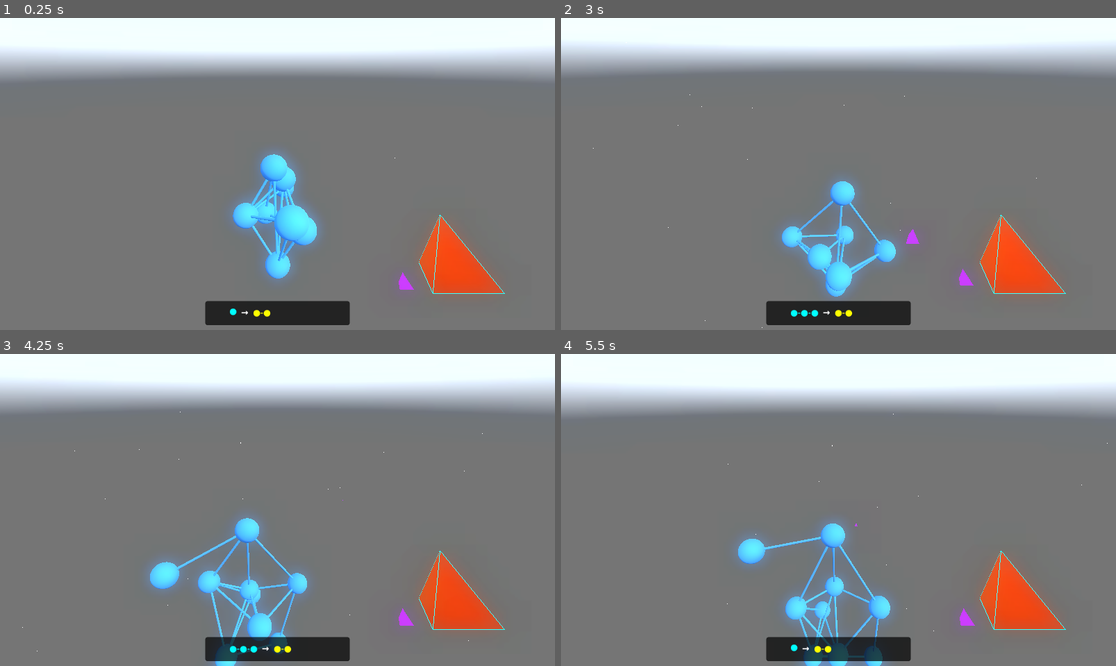
Above: before the commit, frames 1-4 (two rows, left to right).
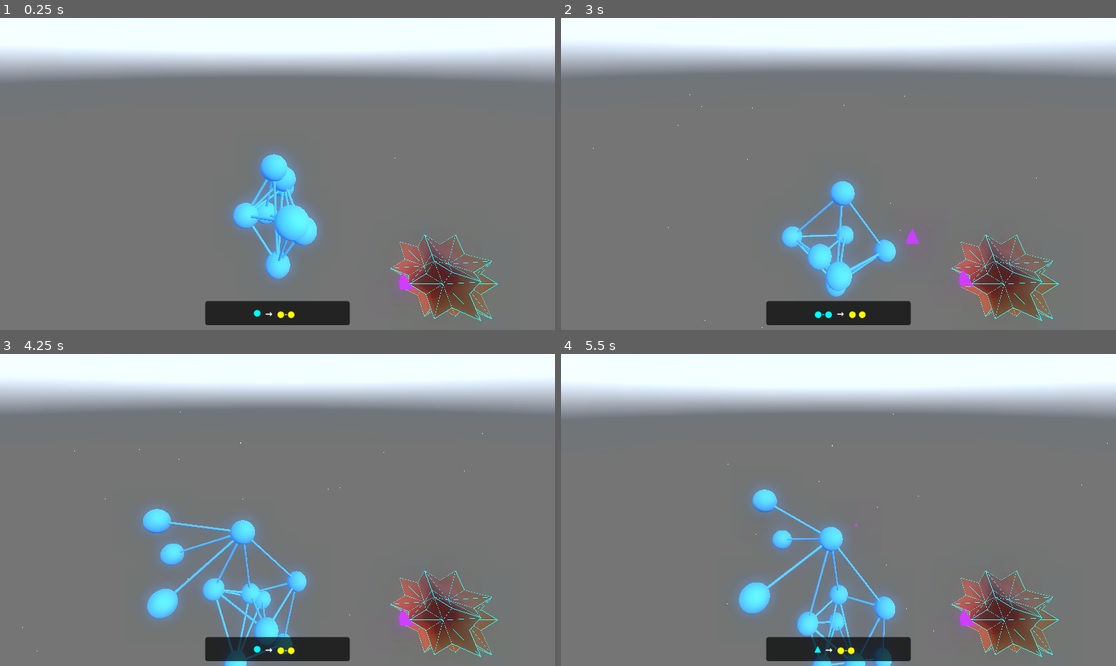
Above: after the commit, the same moments.

Repository: Zaffer/rulial_space
Game: Godot game, scene res://main.tscn
Same seed, same stepped clock (60 frames per second), same inputs: the game is played once before the commit and once after it. A sky picture missing from this copy of the repository is replaced by a grey-blue gradient.
Inputs (mouse positions are in pixels of both pictures, inside the frame that each line leads up to):
- Up to frame 1 (0.25 s): no input
- Up to frame 2 (3 s): tap Enter (ui_accept) at 0.5, 0.77, 1.52 s; move the mouse to (960, 158) at 0.52 s; hold Right (ui_right) 0.53-1.28 s; hold Space (ui_select) 0.53-1.28 s; click (960, 158) at 0.67 s; tap 1 at 0.8, 1.35 s; move the mouse to (810, 174) at 1.27 s; hold Up (ui_up) from 1.28 s (still down); tap 2 at 1.55, 2.1 s; move the mouse to (849, 167) at 2.02 s; tap 3 at 2.3, 2.85 s; move the mouse to (832, 180) at 2.77 s; click (832, 180) at 2.92 s
- Up to frame 3 (4.25 s): keep holding Up (ui_up); tap Enter (ui_accept) at 3.02, 3.77 s; tap 4 at 3.05, 3.6 s; move the mouse to (316, 513) at 3.52 s; tap 5 at 3.8 s
- Up to frame 4 (5.5 s): keep holding Up (ui_up); move the mouse to (794, 506) at 4.27 s; tap 5 at 4.35 s; tap Enter (ui_accept) at 4.52 s; tap Space (ui_select) at 4.55 s; move the mouse to (844, 510) at 5.02 s; hold Space (ui_select) from 5.03 s (still down); click (844, 510) at 5.17 s; tap 1 at 5.3 s

The runs differ from the first frame. In frame 1, 3.6% of the frame differs, in the area x 41-91%, y 63-98%; in frame 2, 3.7%; in frame 3, 7.9%; in frame 4, 8.3%, in the area x 31-91%, y 42-100%.

Commit message:
Refactor input handling: update rule selection for keyboard and controller inputs, enhance spaceship mesh generation, and improve UI layout for rule display

Diff:
--- a/hypergraph_logic.gd
+++ b/hypergraph_logic.gd
@@ -48,18 +48,12 @@
 # Apply rewrite rule anchored to a specific node: LHS -> RHS
 func apply_rewrite_rule_at_node(lhs: HypergraphLogic, rhs: HypergraphLogic, anchor_node: int, lhs_anchor: int = 0, rhs_anchor: int = 0) -> bool:
 	if anchor_node >= num_nodes:
-		print("Error: anchor_node ", anchor_node, " out of bounds (", num_nodes, " nodes)")
 		return false
-
-	print("Trying to match LHS pattern with anchor ", lhs_anchor, " to graph anchor ", anchor_node)
 
 	# Try to find and remove the LHS pattern anchored at the specified node
 	var node_mapping = _find_pattern_match(lhs, anchor_node, lhs_anchor)
 	if node_mapping.is_empty():
-		print("No matching LHS pattern found around anchor node ", anchor_node)
 		return false
-
-	print("Found pattern match! Node mapping: ", node_mapping)
 
 	# Remove the matched pattern
 	_remove_matched_pattern(lhs, node_mapping)
@@ -71,11 +65,8 @@
 
 # Find if LHS pattern exists around the anchor node
 func _find_pattern_match(pattern: HypergraphLogic, anchor_node: int, pattern_anchor: int) -> Dictionary:
-	print("Looking for pattern with ", pattern.num_hyperedges, " edges around anchor ", anchor_node)
-
 	# Special case: empty LHS pattern (always matches)
 	if pattern.num_hyperedges == 0:
-		print("Empty LHS pattern - always matches")
 		var mapping = {}
 		mapping[pattern_anchor] = anchor_node
 		return mapping
@@ -88,15 +79,11 @@
 	for pattern_edge_idx in range(pattern.num_hyperedges):
 		var pattern_edge_nodes = pattern.get_hyperedge_nodes(pattern_edge_idx)
 		if pattern_anchor in pattern_edge_nodes:
-			print("Checking pattern edge ", pattern_edge_idx, " with nodes ", pattern_edge_nodes)
-
 			# Look for a matching edge in the actual graph
 			var found_match = false
 			for graph_edge_idx in range(num_hyperedges):
 				var graph_edge_nodes = get_hyperedge_nodes(graph_edge_idx)
 				if anchor_node in graph_edge_nodes and graph_edge_nodes.size() == pattern_edge_nodes.size():
-					print("Found potential graph edge ", graph_edge_idx, " with nodes ", graph_edge_nodes)
-
 					# Try to extend the node mapping
 					var extended_mapping = node_mapping.duplicate()
 					var mapping_valid = true
@@ -122,15 +109,12 @@
 						break
 
 			if not found_match:
-				print("No matching edge found for pattern edge ", pattern_edge_idx)
 				return {}  # Pattern doesn't match
 
 	return node_mapping
 
 # Remove edges that were matched by the pattern
 func _remove_matched_pattern(pattern: HypergraphLogic, node_mapping: Dictionary):
-	print("Removing matched pattern edges...")
-
 	# For each edge in the pattern, find and remove the corresponding edge in the graph
 	for pattern_edge_idx in range(pattern.num_hyperedges):
 		var pattern_edge_nodes = pattern.get_hyperedge_nodes(pattern_edge_idx)
@@ -145,14 +129,11 @@
 		for graph_edge_idx in range(num_hyperedges - 1, -1, -1):
 			var graph_edge_nodes = get_hyperedge_nodes(graph_edge_idx)
 			if _arrays_match_unordered(graph_edge_nodes, target_edge_nodes):
-				print("Removing graph edge ", graph_edge_idx, " with nodes ", graph_edge_nodes)
 				_remove_hyperedge(graph_edge_idx)
 				break
 
 # Add RHS pattern around the anchor
 func _add_rhs_pattern(rhs: HypergraphLogic, anchor_node: int, rhs_anchor: int, _lhs_mapping: Dictionary):
-	print("Adding RHS pattern...")
-
 	# Create mapping for RHS nodes
 	var rhs_mapping = {}
 	rhs_mapping[rhs_anchor] = anchor_node
@@ -177,8 +158,16 @@
 				if next_available_node > num_nodes:
 					_add_new_node()
 
-		print("Adding RHS edge with nodes ", new_edge_nodes)
-		add_hyperedge(new_edge_nodes)
+		# Check for duplicate edges before adding
+		var edge_already_exists = false
+		for existing_edge_idx in range(num_hyperedges):
+			var existing_edge_nodes = get_hyperedge_nodes(existing_edge_idx)
+			if _arrays_match_unordered(existing_edge_nodes, new_edge_nodes):
+				edge_already_exists = true
+				break
+
+		if not edge_already_exists:
+			add_hyperedge(new_edge_nodes)
 
 # Helper function to check if two arrays contain the same elements (unordered)
 func _arrays_match_unordered(arr1: Array, arr2: Array) -> bool:
@@ -200,7 +189,6 @@
 		new_row.append(0)
 	incidence_matrix.append(new_row)
 	num_nodes += 1
-	print("Added new node. Total nodes now: ", num_nodes)
 
 func _remove_hyperedge(edge_idx: int):
 	if edge_idx >= num_hyperedges:
--- a/main.gd
+++ b/main.gd
@@ -78,28 +78,52 @@
 			Input.set_mouse_mode(Input.MOUSE_MODE_CAPTURED)
 			get_viewport().set_input_as_handled()
 
-	# Rule selection (when menu is closed) - don't apply, just select
+	# Rule selection (when menu is closed) - keyboard numbers and controller ABXY
 	elif not multiplayer_menu.is_menu_open:
-		if event.is_action_pressed("ui_up"):  # Up arrow - select triangle to edge
-			selected_rule = "triangle_to_edge"
-			print("Selected rule: triangle_to_edge")
-			_update_rule_ui()
-		elif event.is_action_pressed("ui_down"):  # Down arrow - select edge to triangle
-			selected_rule = "edge_to_triangle"
-			print("Selected rule: edge_to_triangle")
-			_update_rule_ui()
-		elif event.is_action_pressed("ui_left"):  # Left arrow - select isolate node
-			selected_rule = "isolate_node"
-			print("Selected rule: isolate_node")
-			_update_rule_ui()
-		elif event.is_action_pressed("ui_right"):  # Right arrow - select create star
-			selected_rule = "create_star"
-			print("Selected rule: create_star")
-			_update_rule_ui()
-		elif event.is_action_pressed("ui_select"):  # Space key - select duplicate node
-			selected_rule = "duplicate_node"
-			print("Selected rule: duplicate_node")
-			_update_rule_ui()
+		# Check for keyboard number keys
+		if event is InputEventKey and event.pressed:
+			match event.keycode:
+				KEY_1:
+					selected_rule = "triangle_to_edge"
+					print("Selected rule: triangle_to_edge")
+					_update_rule_ui()
+				KEY_2:
+					selected_rule = "edge_to_triangle"
+					print("Selected rule: edge_to_triangle")
+					_update_rule_ui()
+				KEY_3:
+					selected_rule = "isolate_node"
+					print("Selected rule: isolate_node")
+					_update_rule_ui()
+				KEY_4:
+					selected_rule = "create_star"
+					print("Selected rule: create_star")
+					_update_rule_ui()
+				KEY_5:
+					selected_rule = "duplicate_node"
+					print("Selected rule: duplicate_node")
+					_update_rule_ui()
+
+		# Check for controller face buttons
+		elif event is InputEventJoypadButton and event.pressed:
+			match event.button_index:
+				JOY_BUTTON_A:  # A button - triangle to edge
+					selected_rule = "duplicate_node"
+					print("Selected rule: duplicate_node")
+					_update_rule_ui()
+				JOY_BUTTON_B:  # B button - edge to triangle
+					selected_rule = "edge_to_triangle"
+					print("Selected rule: edge_to_triangle")
+					_update_rule_ui()
+				JOY_BUTTON_X:  # X button - isolate node
+					selected_rule = "isolate_node"
+					print("Selected rule: isolate_node")
+					_update_rule_ui()
+				JOY_BUTTON_Y:  # Y button - create star
+					selected_rule = "create_star"
+					print("Selected rule: create_star")
+					_update_rule_ui()
+
 		elif event.is_action_pressed("ui_accept"):  # Enter - print matrix and cycle selected node
 			hypergraph.print_matrix()
 			selected_node_idx = (selected_node_idx + 1) % num_nodes
--- a/player/input/controller_input.gd
+++ b/player/input/controller_input.gd
@@ -51,8 +51,10 @@
 
 func _update_action_states() -> void:
 	# Update action states based on current button presses
-	shoot_pressed = Input.is_joy_button_pressed(controller_id, JOY_BUTTON_A) or Input.is_joy_button_pressed(controller_id, JOY_BUTTON_RIGHT_SHOULDER)
-	laser_pressed = Input.is_joy_button_pressed(controller_id, JOY_BUTTON_B)
+	# Shoot: Right shoulder button (previously A button)
+	shoot_pressed = Input.is_joy_button_pressed(controller_id, JOY_BUTTON_RIGHT_SHOULDER)
+	# Laser: Left shoulder button (LB)
+	laser_pressed = Input.is_joy_button_pressed(controller_id, JOY_BUTTON_LEFT_SHOULDER)
 
 func _emit_continuous_actions() -> void:
 	# Emit continuous action signals while buttons are held
@@ -97,8 +99,8 @@
 	current_movement = input_vector
 
 func _update_boost_input() -> void:
-	# Check for boost input (Left Shoulder button)
-	current_boost_modifier = boost_multiplier if Input.is_joy_button_pressed(controller_id, JOY_BUTTON_LEFT_SHOULDER) else 1.0
+	# Check for boost input (Left stick click/press - L3)
+	current_boost_modifier = boost_multiplier if Input.is_joy_button_pressed(controller_id, JOY_BUTTON_LEFT_STICK) else 1.0
 
 # Interface implementation
 func get_movement_vector() -> Vector3:
--- a/player/rule_ui.gd
+++ b/player/rule_ui.gd
@@ -35,7 +35,7 @@
 	# Create horizontal layout centered in panel
 	hbox = HBoxContainer.new()
 	hbox.set_anchors_and_offsets_preset(Control.PRESET_CENTER)
-	hbox.position = Vector2(-100, -15)  # Center in panel
+	hbox.position = Vector2(-50, -12)  # Move further right to center
 	panel.add_child(hbox)
 
 	# LHS label with larger font
@@ -66,20 +66,20 @@
 	# Simple text representation of rules
 	match rule_name:
 		"triangle_to_edge":
-			lhs_label.text = "●-●-●"
-			rhs_label.text = "●-●"
+			lhs_label.text = "▲"  # Triangle symbol for 3-node hyperedge
+			rhs_label.text = "●-●"  # Simple edge
 		"edge_to_triangle":
-			lhs_label.text = "●-●"
-			rhs_label.text = "●-●-●"
+			lhs_label.text = "●-●"  # Simple edge
+			rhs_label.text = "▲"  # Triangle symbol for 3-node hyperedge
 		"isolate_node":
-			lhs_label.text = "●-●"
-			rhs_label.text = "● ●"
+			lhs_label.text = "●-●"  # Connected nodes
+			rhs_label.text = "● ●"  # Isolated nodes
 		"create_star":
-			lhs_label.text = "●"
-			rhs_label.text = "●-●-●"
+			lhs_label.text = "●"  # Single node
+			rhs_label.text = "✱"  # Star symbol
 		"duplicate_node":
-			lhs_label.text = "●"
-			rhs_label.text = "●-●"
+			lhs_label.text = "●"  # Single node
+			rhs_label.text = "●-●"  # Two connected nodes
 		_:
 			lhs_label.text = "?"
 			rhs_label.text = "?"
--- a/player/spaceship.gd
+++ b/player/spaceship.gd
@@ -1,33 +1,52 @@
 extends MeshInstance3D
 
 func _ready():
-	# Create a tetrahedron mesh
+	# Create a rhombic hexecontahedron mesh
 	var array_mesh = ArrayMesh.new()
 	var arrays = []
 	arrays.resize(Mesh.ARRAY_MAX)
 
-	# Tetrahedron vertices
-	var vertices = PackedVector3Array([
-		Vector3(0, 1, 0),      # Top vertex
-		Vector3(-0.5, 0, 0.5), # Bottom front left
-		Vector3(0.5, 0, 0.5),  # Bottom front right
-		Vector3(0, 0, -0.5)    # Bottom back
-	])
-
-	# Tetrahedron faces (triangles)
-	var indices = PackedInt32Array([
-		# Front face
-		0, 1, 2,
-		# Left face
-		0, 3, 1,
-		# Right face
-		0, 2, 3,
-		# Bottom face
-		1, 3, 2
-	])
+	# Generate vertices and faces for rhombic hexecontahedron
+	var mesh_data = generate_rhombic_hexecontahedron()
+	var vertices = mesh_data.vertices
+	var indices = mesh_data.indices
 
 	arrays[Mesh.ARRAY_VERTEX] = vertices
 	arrays[Mesh.ARRAY_INDEX] = indices
+
+	# Calculate normals for proper lighting
+	var normals = PackedVector3Array()
+	normals.resize(vertices.size())
+
+	# Initialize all normals to zero
+	for i in range(normals.size()):
+		normals[i] = Vector3.ZERO
+
+	# Calculate face normals and accumulate vertex normals
+	for i in range(0, indices.size(), 3):
+		var i1 = indices[i]
+		var i2 = indices[i + 1]
+		var i3 = indices[i + 2]
+
+		var v1 = vertices[i1]
+		var v2 = vertices[i2]
+		var v3 = vertices[i3]
+
+		# Calculate face normal using cross product
+		var edge1 = v2 - v1
+		var edge2 = v3 - v1
+		var face_normal = edge1.cross(edge2).normalized()
+
+		# Accumulate normals for each vertex
+		normals[i1] += face_normal
+		normals[i2] += face_normal
+		normals[i3] += face_normal
+
+	# Normalize all vertex normals
+	for i in range(normals.size()):
+		normals[i] = normals[i].normalized()
+
+	arrays[Mesh.ARRAY_NORMAL] = normals
 
 	array_mesh.add_surface_from_arrays(Mesh.PRIMITIVE_TRIANGLES, arrays)
 	mesh = array_mesh
@@ -39,6 +58,8 @@
 	material.roughness = 0.3
 	material.emission_enabled = true
 	material.emission = Color.DARK_RED * 0.3  # Slight glow
+	material.cull_mode = BaseMaterial3D.CULL_DISABLED  # Make double-sided
+	material.flags_do_not_use_vertex_normals = false  # Use calculated normals
 	set_surface_override_material(0, material)
 
 	# Add wireframe edges
@@ -51,20 +72,41 @@
 	create_laser_beam()
 
 func create_wireframe_edges():
-	# Define the edges of the tetrahedron (vertex pairs)
-	var edge_pairs = [
-		# Edges from top vertex (0) to bottom vertices
-		[Vector3(0, 1, 0), Vector3(-0.5, 0, 0.5)],  # 0-1
-		[Vector3(0, 1, 0), Vector3(0.5, 0, 0.5)],   # 0-2
-		[Vector3(0, 1, 0), Vector3(0, 0, -0.5)],    # 0-3
-		# Edges of bottom triangle
-		[Vector3(-0.5, 0, 0.5), Vector3(0.5, 0, 0.5)],  # 1-2
-		[Vector3(0.5, 0, 0.5), Vector3(0, 0, -0.5)],    # 2-3
-		[Vector3(0, 0, -0.5), Vector3(-0.5, 0, 0.5)]    # 3-1
-	]
-
-	# Create edge lines
-	for i in range(edge_pairs.size()):
+	# Get the mesh data for edge detection
+	var mesh_data = generate_rhombic_hexecontahedron()
+	var vertices = mesh_data.vertices
+	var indices = mesh_data.indices
+
+	# Create edges from triangular faces
+	var edge_set = {}
+
+	# Process triangular faces to find unique edges
+	for i in range(0, indices.size(), 3):
+		var v1 = indices[i]
+		var v2 = indices[i + 1]
+		var v3 = indices[i + 2]
+
+		# Add the three edges of this triangle
+		var edges = [
+			[min(v1, v2), max(v1, v2)],
+			[min(v2, v3), max(v2, v3)],
+			[min(v3, v1), max(v3, v1)]
+		]
+
+		for edge in edges:
+			var edge_key = str(edge[0]) + "_" + str(edge[1])
+			edge_set[edge_key] = [edge[0], edge[1]]
+
+	# Create edge lines from unique edges
+	for edge_key in edge_set:
+		var edge = edge_set[edge_key]
+		var v1_idx = edge[0]
+		var v2_idx = edge[1]
+
+		# Skip if indices are out of bounds
+		if v1_idx >= vertices.size() or v2_idx >= vertices.size():
+			continue
+
 		var edge_line = MeshInstance3D.new()
 		add_child(edge_line)
 
@@ -74,8 +116,8 @@
 		line_arrays.resize(Mesh.ARRAY_MAX)
 
 		var line_vertices = PackedVector3Array([
-			edge_pairs[i][0],
-			edge_pairs[i][1]
+			vertices[v1_idx],
+			vertices[v2_idx]
 		])
 
 		line_arrays[Mesh.ARRAY_VERTEX] = line_vertices
@@ -183,3 +225,111 @@
 		return gun.global_position
 	else:
 		return global_position
+
+func generate_rhombic_hexecontahedron():
+	# Generate vertices for a true rhombic hexecontahedron
+	# This polyhedron has 60 rhombic faces and 62 vertices
+	# Scale factor to keep the spaceship at a reasonable size
+	var size_scale = 0.3
+
+	# True rhombic hexecontahedron vertices (62 vertices)
+	var vertices := PackedVector3Array([
+		Vector3( 0.000000000,  0.000000000,  1.701301617) * size_scale,
+		Vector3( 0.000000000,  0.000000000, -1.701301617) * size_scale,
+		Vector3( 1.701301617,  0.000000000,  0.000000000) * size_scale,
+		Vector3(-1.701301617,  0.000000000,  0.000000000) * size_scale,
+		Vector3( 0.000000000,  1.701301617,  0.000000000) * size_scale,
+		Vector3( 0.000000000, -1.701301617,  0.000000000) * size_scale,
+		Vector3( 0.000000000,  0.850650808,  2.227032729) * size_scale,
+		Vector3( 0.000000000,  0.850650808, -2.227032729) * size_scale,
+		Vector3( 0.000000000, -0.850650808,  2.227032729) * size_scale,
+		Vector3( 0.000000000, -0.850650808, -2.227032729) * size_scale,
+		Vector3( 2.227032729,  0.000000000,  0.850650808) * size_scale,
+		Vector3( 2.227032729,  0.000000000, -0.850650808) * size_scale,
+		Vector3(-2.227032729,  0.000000000,  0.850650808) * size_scale,
+		Vector3(-2.227032729,  0.000000000, -0.850650808) * size_scale,
+		Vector3( 0.850650808,  2.227032729,  0.000000000) * size_scale,
+		Vector3( 0.850650808, -2.227032729,  0.000000000) * size_scale,
+		Vector3(-0.850650808,  2.227032729,  0.000000000) * size_scale,
+		Vector3(-0.850650808, -2.227032729,  0.000000000) * size_scale,
+		Vector3( 0.525731112,  0.000000000,  0.850650808) * size_scale,
+		Vector3( 0.525731112,  0.000000000, -0.850650808) * size_scale,
+		Vector3(-0.525731112,  0.000000000,  0.850650808) * size_scale,
+		Vector3(-0.525731112,  0.000000000, -0.850650808) * size_scale,
+		Vector3( 0.850650808,  0.525731112,  0.000000000) * size_scale,
+		Vector3( 0.850650808, -0.525731112,  0.000000000) * size_scale,
+		Vector3(-0.850650808,  0.525731112,  0.000000000) * size_scale,
+		Vector3(-0.850650808, -0.525731112,  0.000000000) * size_scale,
+		Vector3( 0.000000000,  0.850650808,  0.525731112) * size_scale,
+		Vector3( 0.000000000,  0.850650808, -0.525731112) * size_scale,
+		Vector3( 0.000000000, -0.850650808,  0.525731112) * size_scale,
+		Vector3( 0.000000000, -0.850650808, -0.525731112) * size_scale,
+		Vector3( 0.525731112,  0.850650808,  1.376381920) * size_scale,
+		Vector3( 0.525731112,  0.850650808, -1.376381920) * size_scale,
+		Vector3( 0.525731112, -0.850650808,  1.376381920) * size_scale,
+		Vector3( 0.525731112, -0.850650808, -1.376381920) * size_scale,
+		Vector3(-0.525731112,  0.850650808,  1.376381920) * size_scale,
+		Vector3(-0.525731112,  0.850650808, -1.376381920) * size_scale,
+		Vector3(-0.525731112, -0.850650808,  1.376381920) * size_scale,
+		Vector3(-0.525731112, -0.850650808, -1.376381920) * size_scale,
+		Vector3( 1.376381920,  0.525731112,  0.850650808) * size_scale,
+		Vector3( 1.376381920,  0.525731112, -0.850650808) * size_scale,
+		Vector3( 1.376381920, -0.525731112,  0.850650808) * size_scale,
+		Vector3( 1.376381920, -0.525731112, -0.850650808) * size_scale,
+		Vector3(-1.376381920,  0.525731112,  0.850650808) * size_scale,
+		Vector3(-1.376381920,  0.525731112, -0.850650808) * size_scale,
+		Vector3(-1.376381920, -0.525731112,  0.850650808) * size_scale,
+		Vector3(-1.376381920, -0.525731112, -0.850650808) * size_scale,
+		Vector3( 0.850650808,  1.376381920,  0.525731112) * size_scale,
+		Vector3( 0.850650808,  1.376381920, -0.525731112) * size_scale,
+		Vector3( 0.850650808, -1.376381920,  0.525731112) * size_scale,
+		Vector3( 0.850650808, -1.376381920, -0.525731112) * size_scale,
+		Vector3(-0.850650808,  1.376381920,  0.525731112) * size_scale,
+		Vector3(-0.850650808,  1.376381920, -0.525731112) * size_scale,
+		Vector3(-0.850650808, -1.376381920,  0.525731112) * size_scale,
+		Vector3(-0.850650808, -1.376381920, -0.525731112) * size_scale,
+		Vector3( 1.376381920,  1.376381920,  1.376381920) * size_scale,
+		Vector3( 1.376381920,  1.376381920, -1.376381920) * size_scale,
+		Vector3( 1.376381920, -1.376381920,  1.376381920) * size_scale,
+		Vector3( 1.376381920, -1.376381920, -1.376381920) * size_scale,
+		Vector3(-1.376381920,  1.376381920,  1.376381920) * size_scale,
+		Vector3(-1.376381920,  1.376381920, -1.376381920) * size_scale,
+		Vector3(-1.376381920, -1.376381920,  1.376381920) * size_scale,
+		Vector3(-1.376381920, -1.376381920, -1.376381920) * size_scale
+	])
+
+	# True rhombic hexecontahedron triangular faces (120 triangles from 60 rhombi)
+	var indices := PackedInt32Array([
+		18, 0, 8, 18, 8, 32, 18, 32, 56, 18, 56, 40,
+		18, 40, 10, 18, 10, 38, 18, 38, 54, 18, 54, 30,
+		18, 30, 6, 18, 6, 0, 19, 1, 7, 19, 7, 31,
+		19, 31, 55, 19, 55, 39, 19, 39, 11, 19, 11, 41,
+		19, 41, 57, 19, 57, 33, 19, 33, 9, 19, 9, 1,
+		20, 0, 6, 20, 6, 34, 20, 34, 58, 20, 58, 42,
+		20, 42, 12, 20, 12, 44, 20, 44, 60, 20, 60, 36,
+		20, 36, 8, 20, 8, 0, 21, 1, 9, 21, 9, 37,
+		21, 37, 61, 21, 61, 45, 21, 45, 13, 21, 13, 43,
+		21, 43, 59, 21, 59, 35, 21, 35, 7, 21, 7, 1,
+		22, 2, 11, 22, 11, 39, 22, 39, 55, 22, 55, 47,
+		22, 47, 14, 22, 14, 46, 22, 46, 54, 22, 54, 38,
+		22, 38, 10, 22, 10, 2, 23, 2, 10, 23, 10, 40,
+		23, 40, 56, 23, 56, 48, 23, 48, 15, 23, 15, 49,
+		23, 49, 57, 23, 57, 41, 23, 41, 11, 23, 11, 2,
+		24, 3, 12, 24, 12, 42, 24, 42, 58, 24, 58, 50,
+		24, 50, 16, 24, 16, 51, 24, 51, 59, 24, 59, 43,
+		24, 43, 13, 24, 13, 3, 25, 3, 13, 25, 13, 45,
+		25, 45, 61, 25, 61, 53, 25, 53, 17, 25, 17, 52,
+		25, 52, 60, 25, 60, 44, 25, 44, 12, 25, 12, 3,
+		26, 4, 16, 26, 16, 50, 26, 50, 58, 26, 58, 34,
+		26, 34, 6, 26, 6, 30, 26, 30, 54, 26, 54, 46,
+		26, 46, 14, 26, 14, 4, 27, 4, 14, 27, 14, 47,
+		27, 47, 55, 27, 55, 31, 27, 31, 7, 27, 7, 35,
+		27, 35, 59, 27, 59, 51, 27, 51, 16, 27, 16, 4,
+		28, 5, 15, 28, 15, 48, 28, 48, 56, 28, 56, 32,
+		28, 32, 8, 28, 8, 36, 28, 36, 60, 28, 60, 52,
+		28, 52, 17, 28, 17, 5, 29, 5, 17, 29, 17, 53,
+		29, 53, 61, 29, 61, 37, 29, 37, 9, 29, 9, 33,
+		29, 33, 57, 29, 57, 49, 29, 49, 15, 29, 15, 5
+	])
+
+	return {"vertices": vertices, "indices": indices}
Not shown, changed: export_presets.cfg
